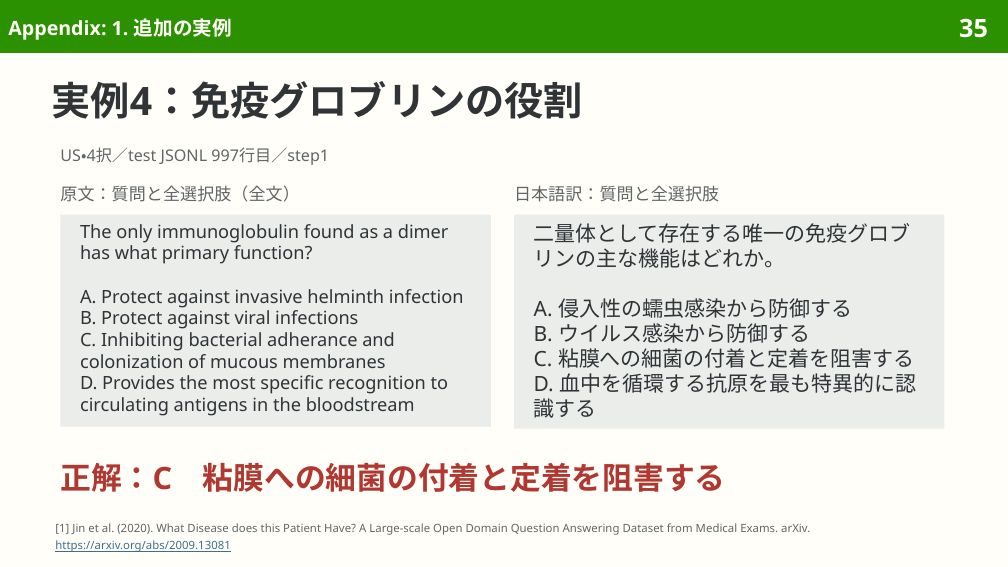
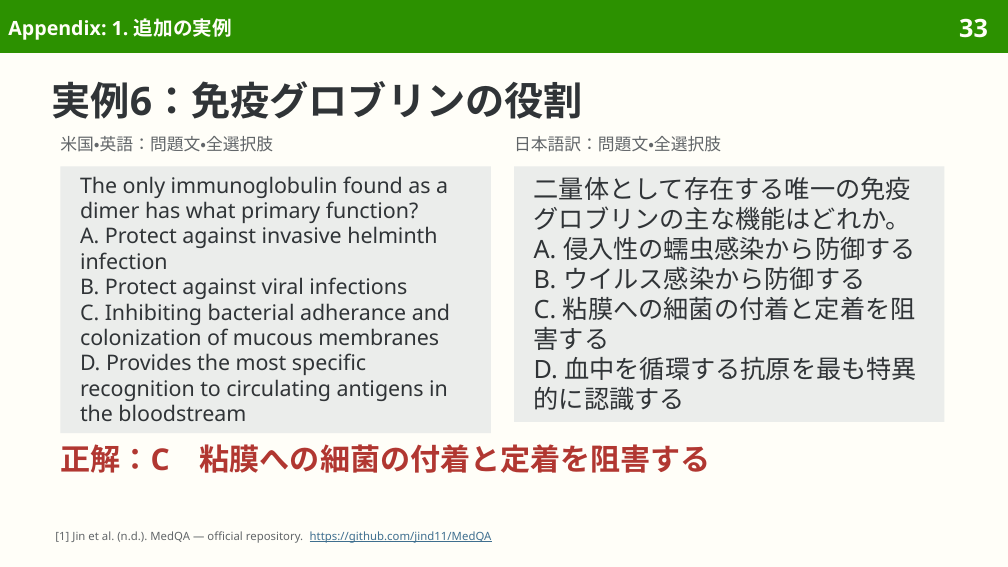
Before and after one commit to sasakiy84/datasets-in-10-minutes, a slide deck: slide 33 of slides/datasets-in-10-minutes-medqa.pptx (slide 35 before the commit). Drawn at 1008x567 pixels with LibreOffice and Linux fonts; fonts in the diff are those of the drawing. Boxes give left, top, right and bottom in pixels: in the first picture for what was removed or moved away, otherwise in the second. Text is boxed around its words. In the diff, an @@ line names an element or a change of style, - is before the commit and + after.

```diff
--- a/slides/datasets-in-10-minutes-medqa.pptx
+++ b/slides/datasets-in-10-minutes-medqa.pptx
@@ page number at (959,18,988,38): text changed @@
-35
+33
@@ title at (52,81,583,119): text changed @@
-実例4：免疫グロブリンの役割
+実例6：免疫グロブリンの役割
@@ text at (60,136,273,152): text changed; size 12.2 to 12 pt @@
-原文：質問と全選択肢（全文）
+米国・英語：問題文・全選択肢
@@ text removed at (60,147,329,165) @@
-US・4択／test JSONL 997行目／step1
@@ text at (514,136,721,152): text changed; size 12.2 to 12 pt @@
-日本語訳：質問と全選択肢
+日本語訳：問題文・全選択肢
@@ rectangle "The only immunoglobulin found as ...": place and size @@
-rectangle "The only immunoglobulin found as ..." at (60,215,491,426)
+rectangle "The only immunoglobulin found as ..." at (60,166,491,433)
@@ rectangle "The only immunoglobulin found as ..." at (60,166,491,433): size 13 to 15.2 pt; line spacing 15.5pt to 18.1pt @@
@@ rectangle "二量体として存在する唯一の免疫グロブリンの主な機能はどれか。": place and size @@
-rectangle "二量体として存在する唯一の免疫グロブリンの主な機能はどれか。" at (514,215,944,428)
+rectangle "二量体として存在する唯一の免疫グロブリンの主な機能はどれか。" at (514,166,944,422)
@@ rectangle "二量体として存在する唯一の免疫グロブリンの主な機能はどれか。" at (514,166,944,422): size 15 to 18 pt; line spacing 17.8pt to 21.4pt @@
@@ text "正解：C 粘膜への細菌の付着と定着を阻害する": place and size @@
-text "正解：C 粘膜への細菌の付着と定着を阻害する" at (60,463,726,492)
+text "正解：C 粘膜への細菌の付着と定着を阻害する" at (60,444,711,473)
@@ text "正解：C 粘膜への細菌の付着と定着を阻害する" at (60,444,711,473): size 22 to 21.5 pt; line spacing 25.7pt to 25.1pt @@
@@ text at (55,531,492,543): text changed @@
-[1] Jin et al. (2020). What Disease does this Patient Have? A Large-scale Open Domain Question Answering Dataset from Medical Exams. arXiv.
-https://arxiv.org/abs/2009.13081
+[1] Jin et al. (n.d.). MedQA — official repository. https://github.com/jind11/MedQA
```
Also in this commit, not shown: 37 other slides changed, 8 slides added, 14 slides removed, 46 other files.
